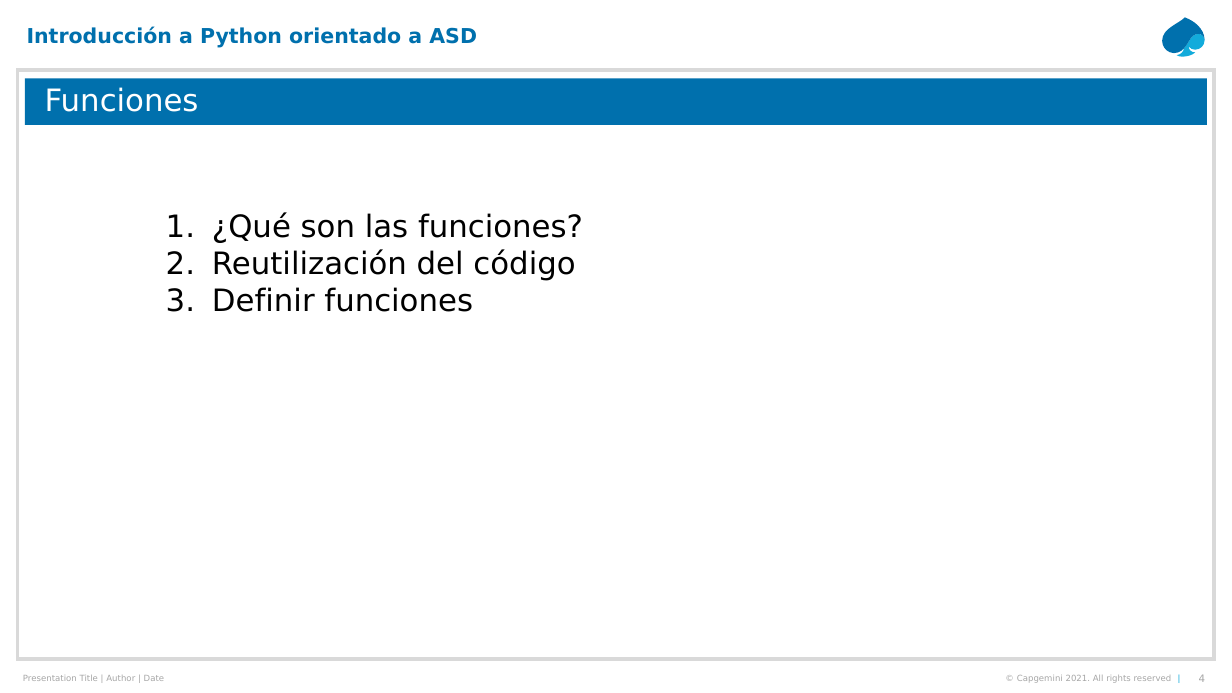
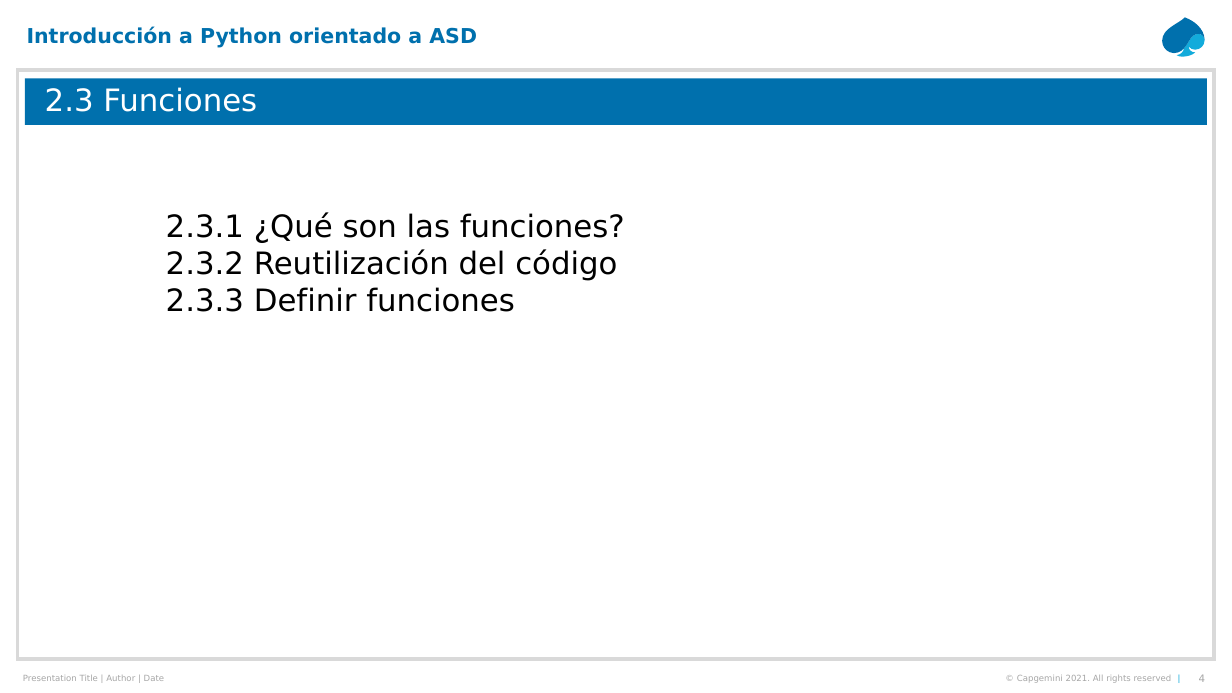
Before and after one commit to jacandau/introduccion-python, a slide deck: slide 4 of presentaciones/02-TiposBasicosSintaxisFunciones.pptx. Drawn at 1232x693 pixels with LibreOffice and Linux fonts; fonts in the diff are those of the drawing. Boxes give left, top, right and bottom in pixels: in the first picture for what was removed or moved away, otherwise in the second. Text is boxed around its words. In the diff, an @@ line names an element or a change of style, - is before the commit and + after.

```diff
--- a/presentaciones/02-TiposBasicosSintaxisFunciones.pptx
+++ b/presentaciones/02-TiposBasicosSintaxisFunciones.pptx
@@ title at bbox=[45, 87, 257, 112]: text changed @@
-Funciones
+2.3 Funciones
@@ text at bbox=[166, 212, 625, 312]: text changed @@
-  1. ¿Qué son las funciones?
-  2. Reutilización del código
-  3. Definir funciones
+  2.3.1 ¿Qué son las funciones?
+  2.3.2 Reutilización del código
+  2.3.3 Definir funciones
```
Also in this commit, not shown: 2 other slides changed, 3 other files.
